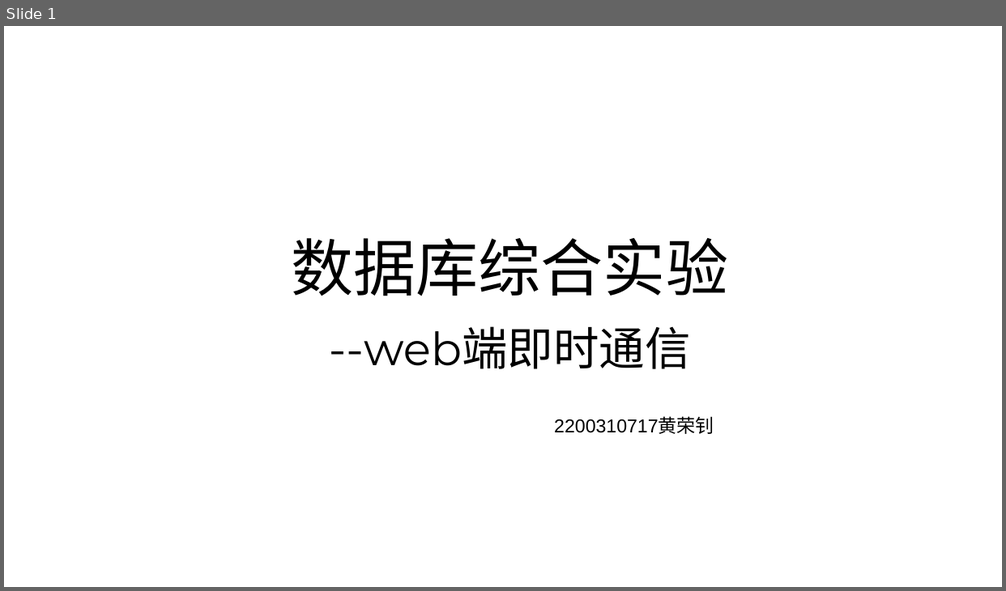
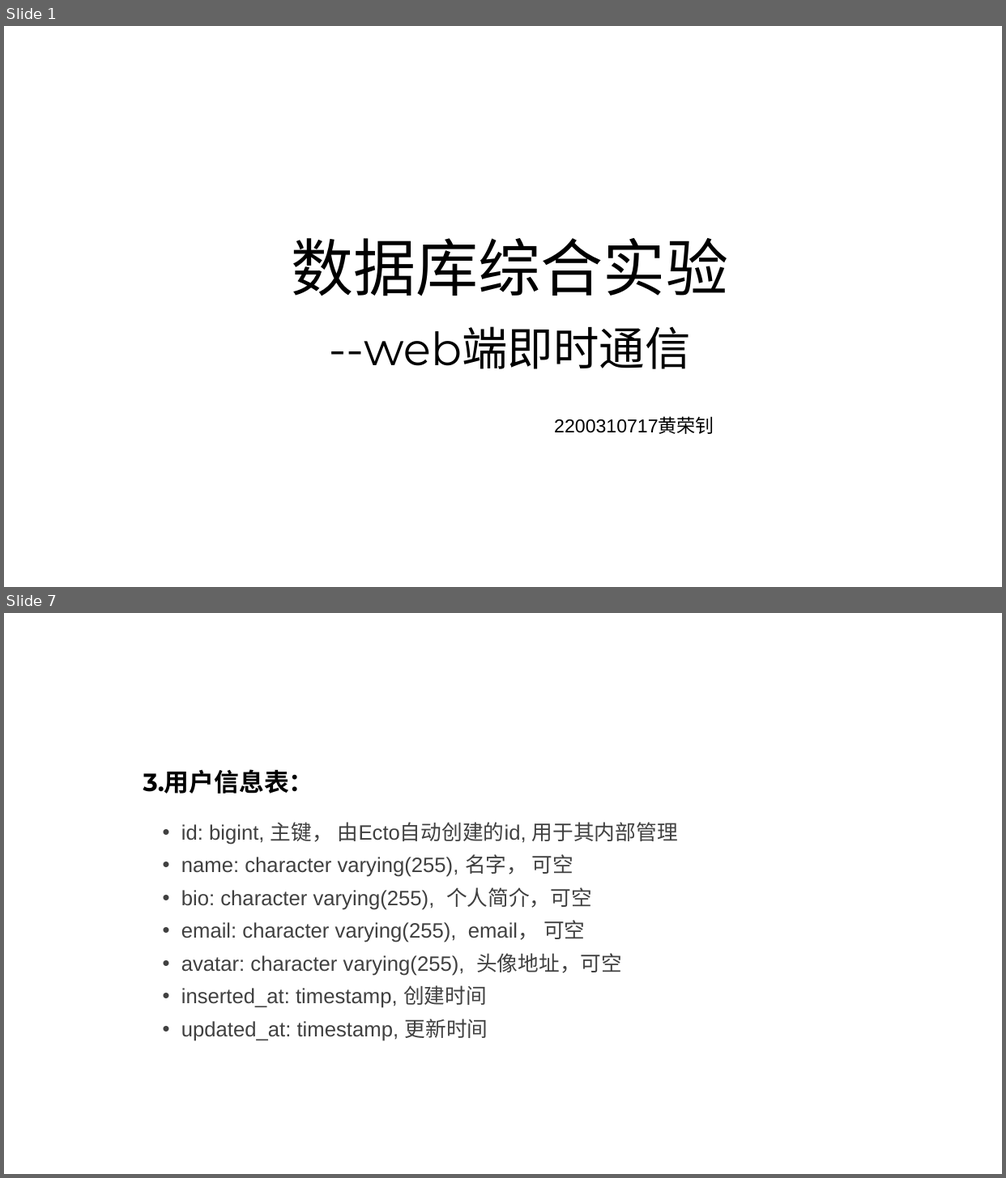
Before and after one commit to Finlifin/database_final, a slide deck: 数据库综合实验.pptx. Shown one above the other, each under a label of ours: slide 1 before the commit, slides 1 and 7 after it; the slides between them are not shown. The pictures are 1006x591 and 1006x1178 pixels, drawn with LibreOffice and Linux fonts; fonts in the diff are those of the drawing. Boxes give left, top, right and bottom in pixels: in the first picture for what was removed or moved away, otherwise in the second. Text is boxed around its words. In the diff, an @@ line names an element or a change of style, - is before the commit and + after.

```diff
--- a/数据库综合实验.pptx
+++ b/数据库综合实验.pptx
@@ slide 7 added at [4, 613, 1002, 1174], background #FFFFFF @@
@@ title added at [143, 769, 314, 794], 24 pt, text #000000, bold @@
+3.用户信息表：
@@ text added at [181, 822, 678, 1041], 20 pt, text #404040 @@
+• id: bigint, 主键， 由Ecto自动创建的id, 用于其内部管理
+• name: character varying(255), 名字， 可空
+• bio: character varying(255), 个人简介，可空
+• email: character varying(255), email， 可空
+• avatar: character varying(255), 头像地址，可空
+• inserted_at: timestamp, 创建时间
+• updated_at: timestamp, 更新时间
```
Also in this commit, not shown: 2 slides changed, 8 other slides added, 5 other files.
